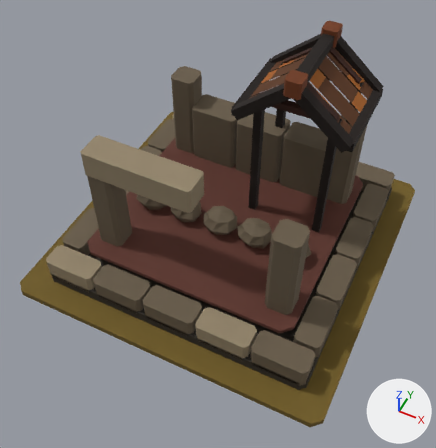
What one commit did to the glTF model art/sunken-chapel_t3/sunken-chapel_t3.glb.
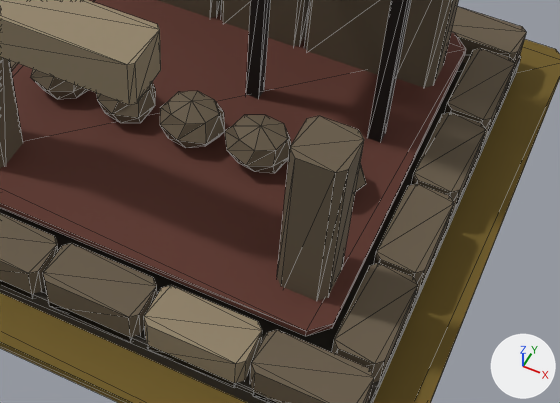
Old and new are each drawn whole from a 50 mm camera at (1.3, -2.83, 3.64) aimed at (0.05, -0.33, 0.51) and again close up on the part from 28% to 95% of the width and 35% to 82% of the height. Every picture has the same lights, and +X, +Y and +Z are marked at lower right. The last two pictures show the newer version. The close-ups show mesh edges as thin lines.

Names of what the first close-up shows: 'MMR | sunken-chapel | T03 Architecture.001', 'MMR | sunken-chapel | Tier 03 Ground.001'.
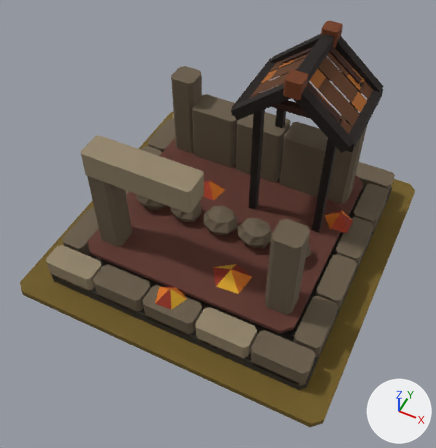
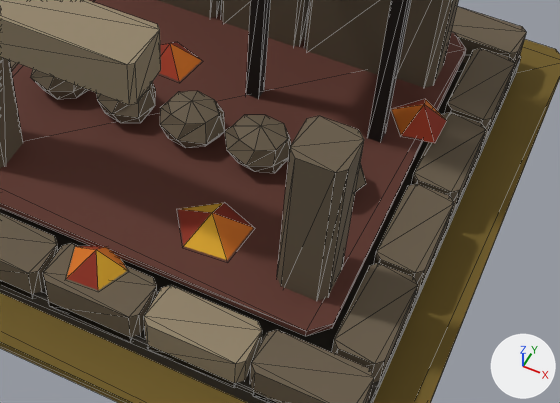
The edits, one by one:
Mesh me_mmr___sunken_chapel___t03_autumn_dressing_001 is new.
It has 30 vertices, 25 faces and spans x -0.38..0.85, y -0.96..0.88, z 0.21..0.34.
It uses material mat_mmr___shared_palette_atlas (picture img_mmr_shared_color_palette_64).
Object 'MMR | sunken-chapel | T03 Autumn Dressing.001' (ob_mmr___sunken_chapel___t03_autumn_dressing_001) is new; it shows me_mmr___sunken_chapel___t03_autumn_dressing_001.
Its location is (0.0, 0.0, 0.05).

Location of each change, [x1, y1, x2, y2] in pixels of the close-ups (560 x 403 px):
'MMR | sunken-chapel | T03 Autumn Dressing.001', added: after [66, 42, 447, 290]
